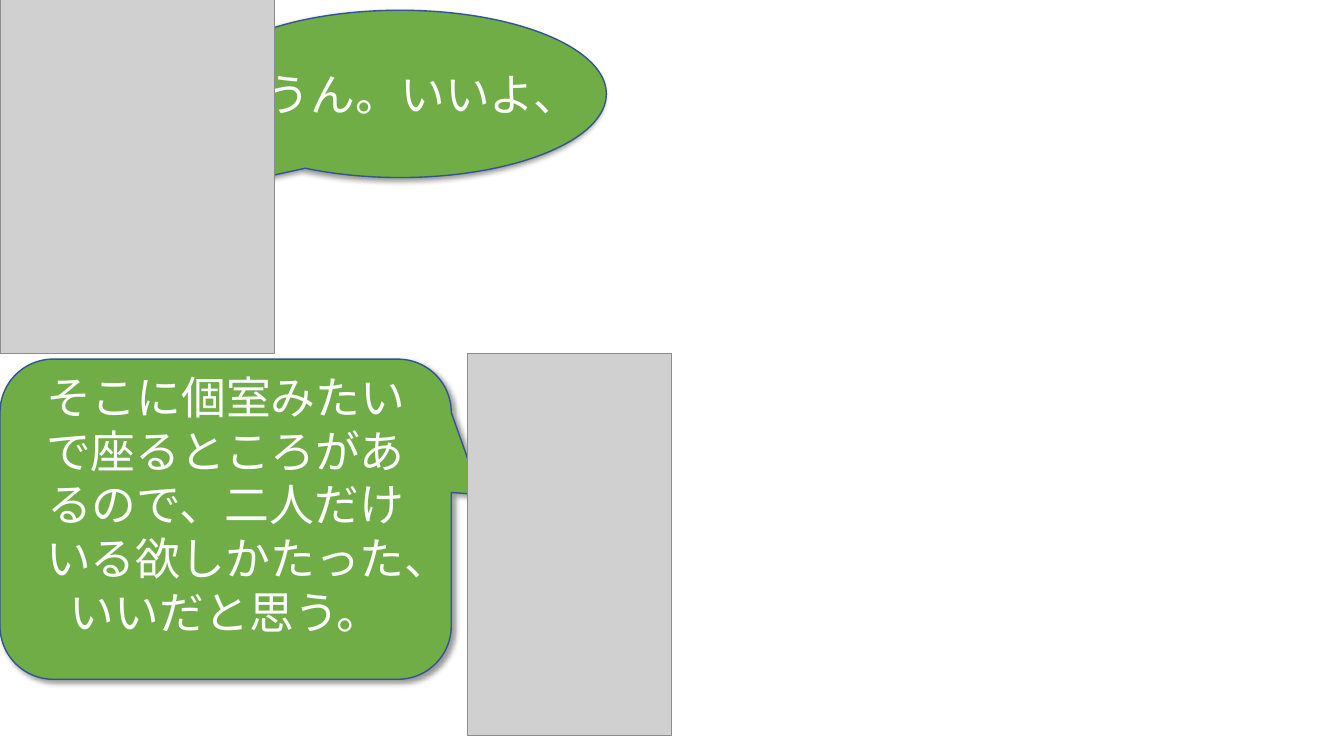
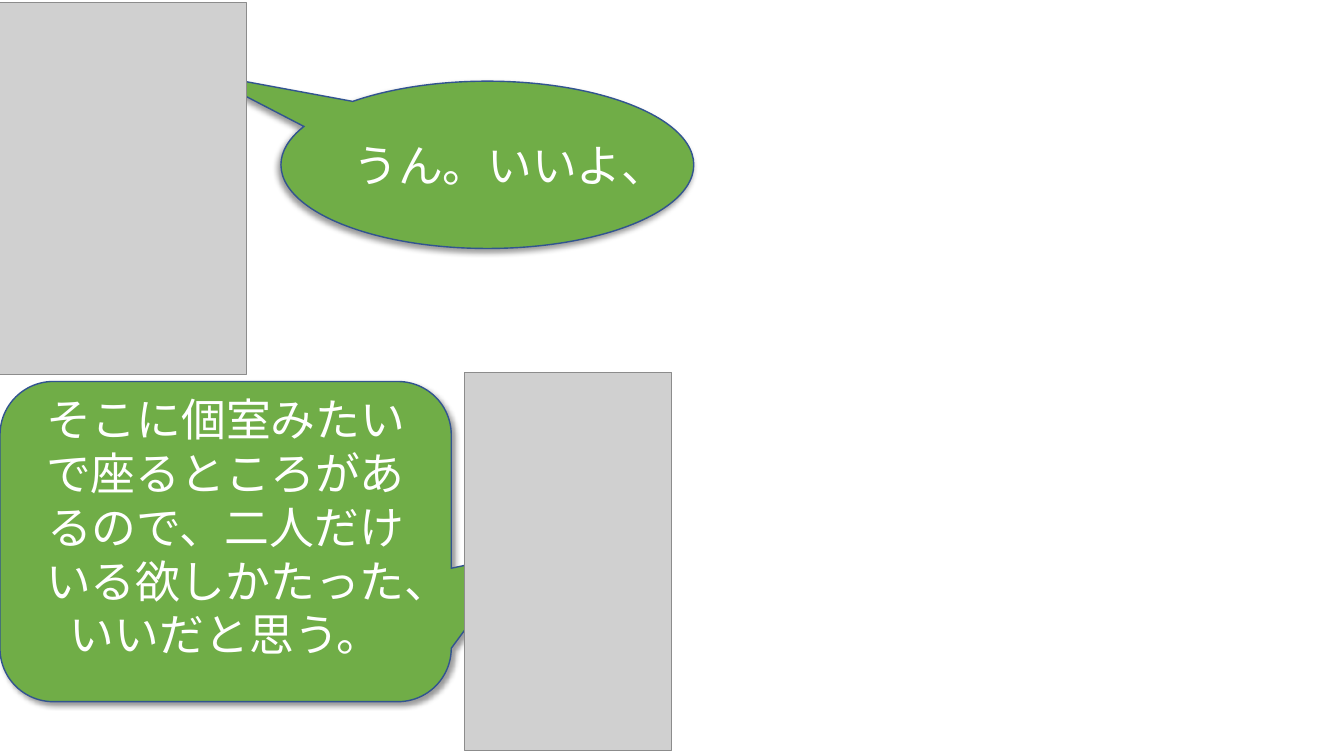
Before and after one commit to phuchung97/phuchung97.github.io, a slide deck: slide 3 of design/story.pptx. Drawn at 1344x756 pixels with LibreOffice and Linux fonts; fonts in the diff are those of the drawing; grey boxes stand for pictures; background and template pictures are left out. Boxes give left, top, right and bottom in pixels: in the first picture for what was removed or moved away, otherwise in the second. Text is boxed around its words. In the diff, an @@ line names an element or a change of style, - is before the commit and + after.

```diff
--- a/design/story.pptx
+++ b/design/story.pptx
@@ picture: place and size @@
-picture at box(0, 0, 274, 353)
+picture at box(0, 2, 246, 374)
@@ speech bubble "うん。いいよ、" at box(281, 82, 695, 249): proportions changed @@
@@ speech bubble "うん。いいよ、": place and size @@
-speech bubble "うん。いいよ、" at box(194, 10, 607, 177)
+speech bubble "うん。いいよ、" at box(281, 82, 695, 249)
@@ rounded speech box "そこに個室みたいで座るところがあるので、二人だけいる欲しかたった、いいだと思う。": place and size @@
-rounded speech box "そこに個室みたいで座るところがあるので、二人だけいる欲しかたった、いいだと思う。" at box(0, 359, 452, 680)
+rounded speech box "そこに個室みたいで座るところがあるので、二人だけいる欲しかたった、いいだと思う。" at box(0, 381, 452, 702)
@@ rounded speech box "そこに個室みたいで座るところがあるので、二人だけいる欲しかたった、いいだと思う。" at box(0, 381, 452, 702): proportions changed @@
@@ picture: place and size @@
-picture at box(468, 354, 673, 736)
+picture at box(465, 372, 673, 750)
```
Also in this commit, not shown: 10 other slides changed, 42 other files.
